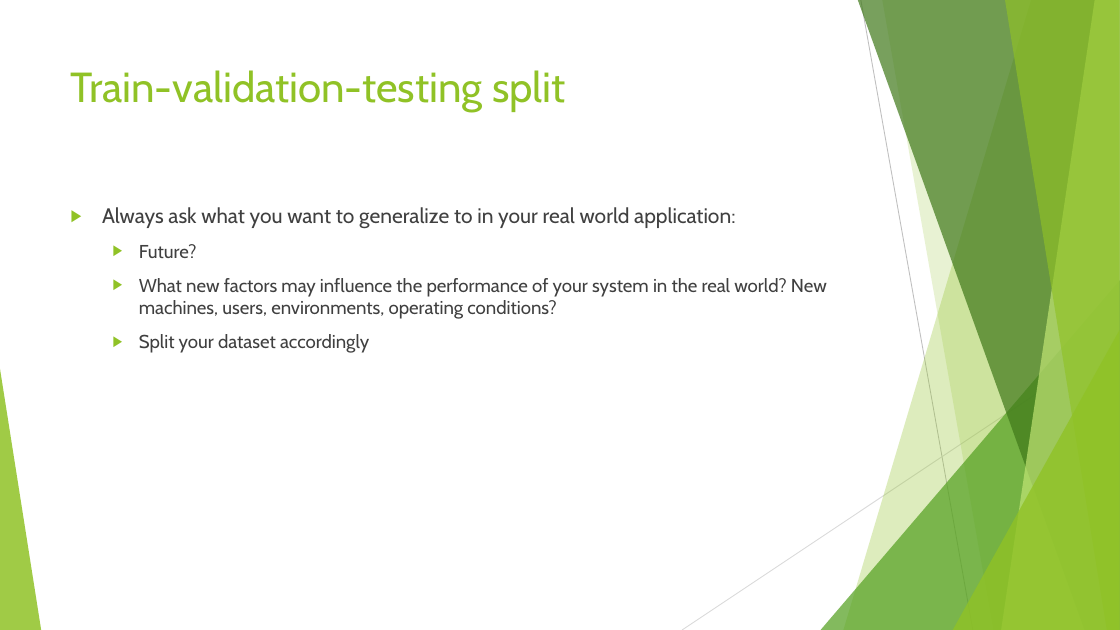
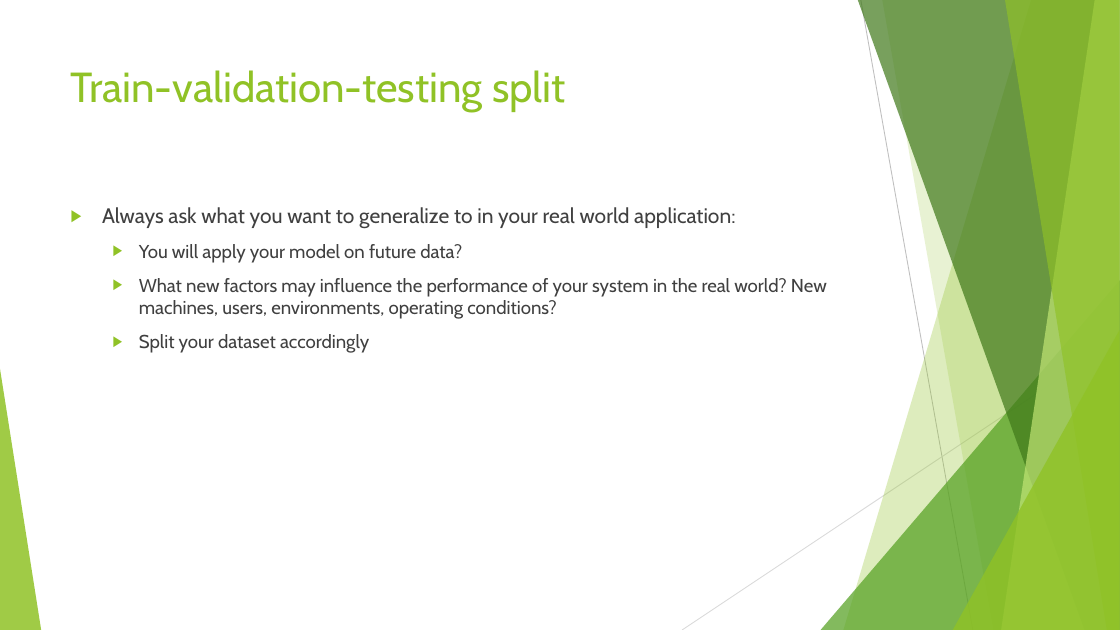
Before and after one commit to FranzGH/timeseries, a slide deck: slide 135 of Slides/02 Training, Validation, Test Split and Data Leakage.pptx. Drawn at 1120x630 pixels with LibreOffice and Linux fonts; fonts in the diff are those of the drawing. Boxes give left, top, right and bottom in pixels: in the first picture for what was removed or moved away, otherwise in the second. Text is boxed around its words. In the diff, an @@ line names an element or a change of style, - is before the commit and + after.

```diff
--- a/Slides/02 Training, Validation, Test Split and Data Leakage.pptx
+++ b/Slides/02 Training, Validation, Test Split and Data Leakage.pptx
@@ text at (139, 244, 462, 263): text changed @@
-  ▶ Future?
+  ▶ You will apply your model on future data?
```
Also in this commit, not shown: 1 other slide changed, 2 slides added, 7 other files.
